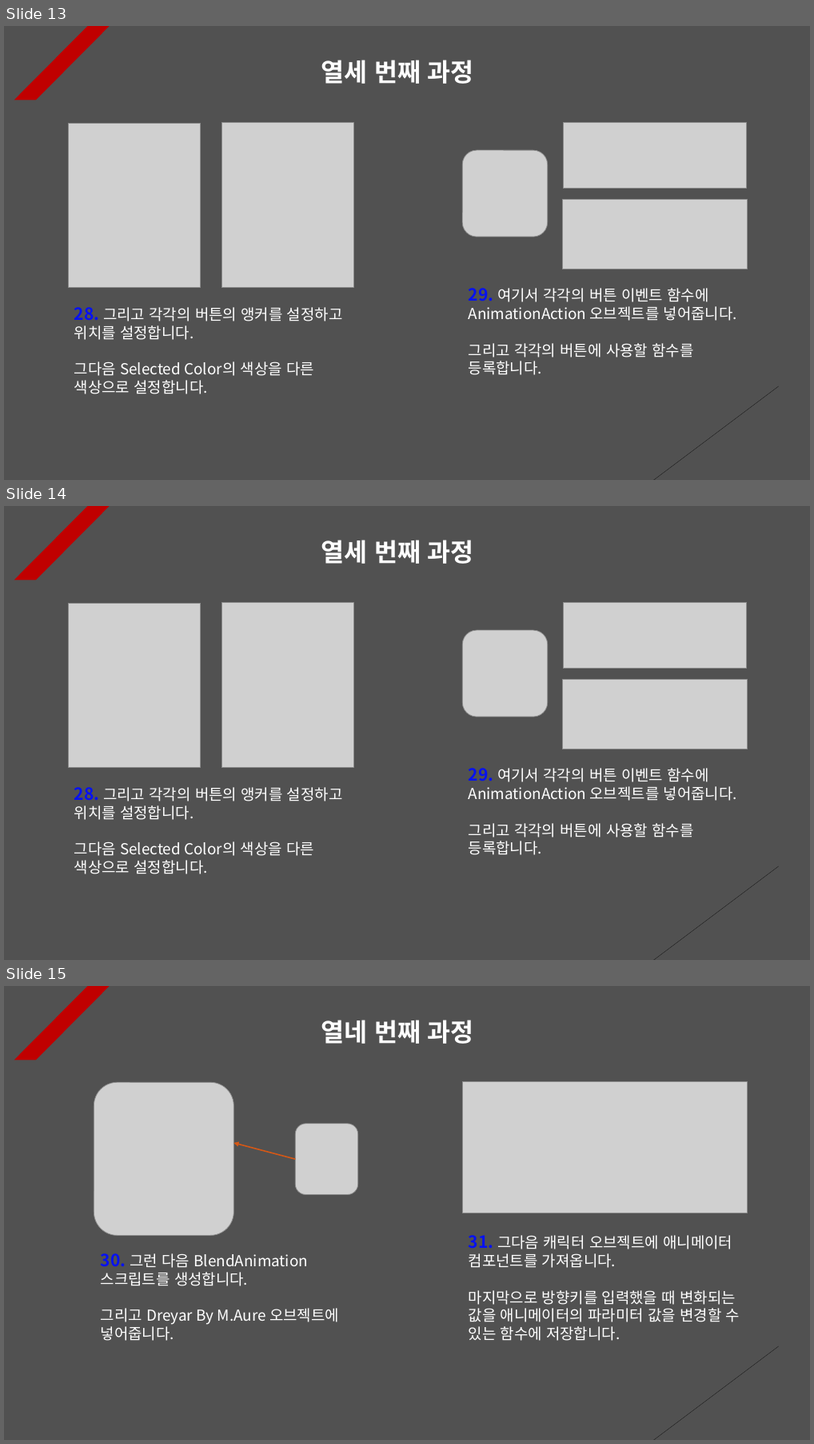
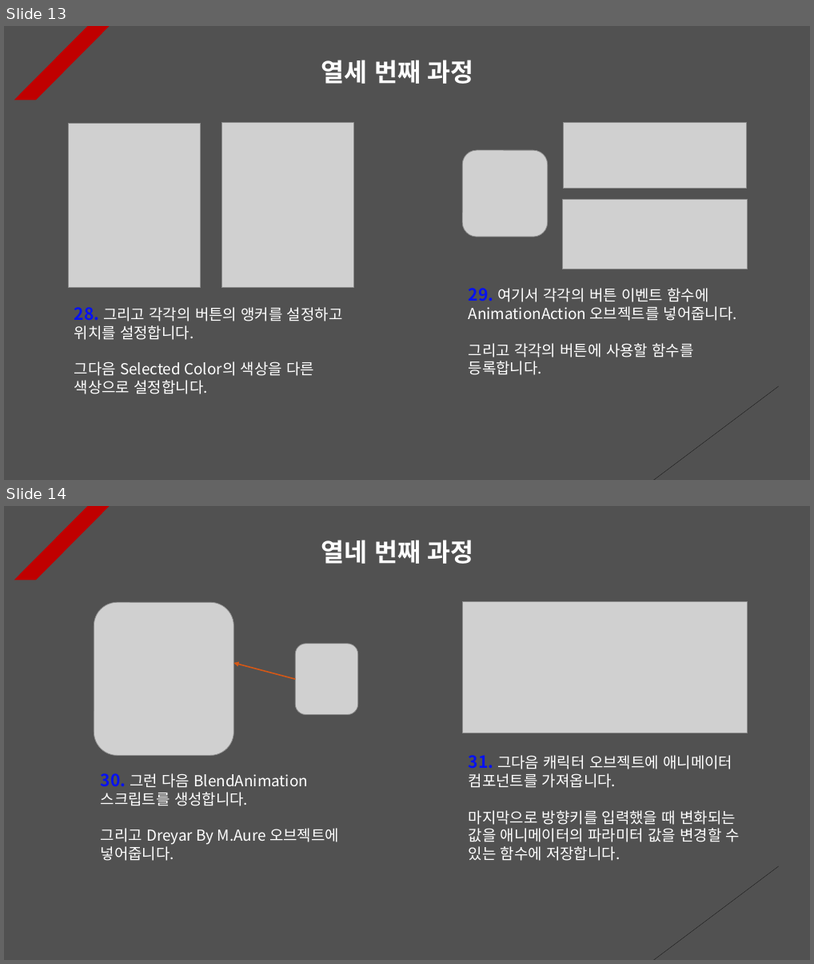
Before and after one commit to Unity2033/3D-UnityEngine, a slide deck: Assets/Class/Animator & Blend Tree/PPT Data/Animation Example.pptx. Shown one above the other, each under a label of ours: slides 13, 14 and 15 before the commit, slides 13 and 14 after it. The pictures are 814x1444 and 814x964 pixels, drawn with LibreOffice and Linux fonts; fonts in the diff are those of the drawing; grey boxes stand for pictures. Boxes give left, top, right and bottom in pixels: in the first picture for what was removed or moved away, otherwise in the second. Text is boxed around its words. In the diff, an @@ line names an element or a change of style, - is before the commit and + after.

```diff
--- a/Assets/Class/Animator & Blend Tree/PPT Data/Animation Example.pptx
+++ b/Assets/Class/Animator & Blend Tree/PPT Data/Animation Example.pptx
@@ slide 14 removed at (4,506,810,960), background #515151; not listed: 2 template elements that a slide beside it also shows @@
@@ text removed at (321,540,474,564) @@
-열세 번째 과정
@@ picture removed at (68,603,201,767) @@
@@ picture removed at (222,602,354,768) @@
@@ picture removed at (563,602,747,668) @@
@@ picture removed at (462,630,548,716) @@
@@ picture removed at (563,679,747,749) @@
@@ text removed at (469,768,738,855) @@
-29. 여기서 각각의 버튼 이벤트 함수에 AnimationAction 오브젝트를 넣어줍니다.
-그리고 각각의 버튼에 사용할 함수를 등록합니다.
@@ text removed at (74,787,343,874) @@
-28. 그리고 각각의 버튼의 앵커를 설정하고 위치를 설정합니다.
-그다음 Selected Color의 색상을 다른 색상으로 설정합니다.
@@ what was slide 15 is now slide 14 @@
```
Also in this commit, not shown: 27 other files.
